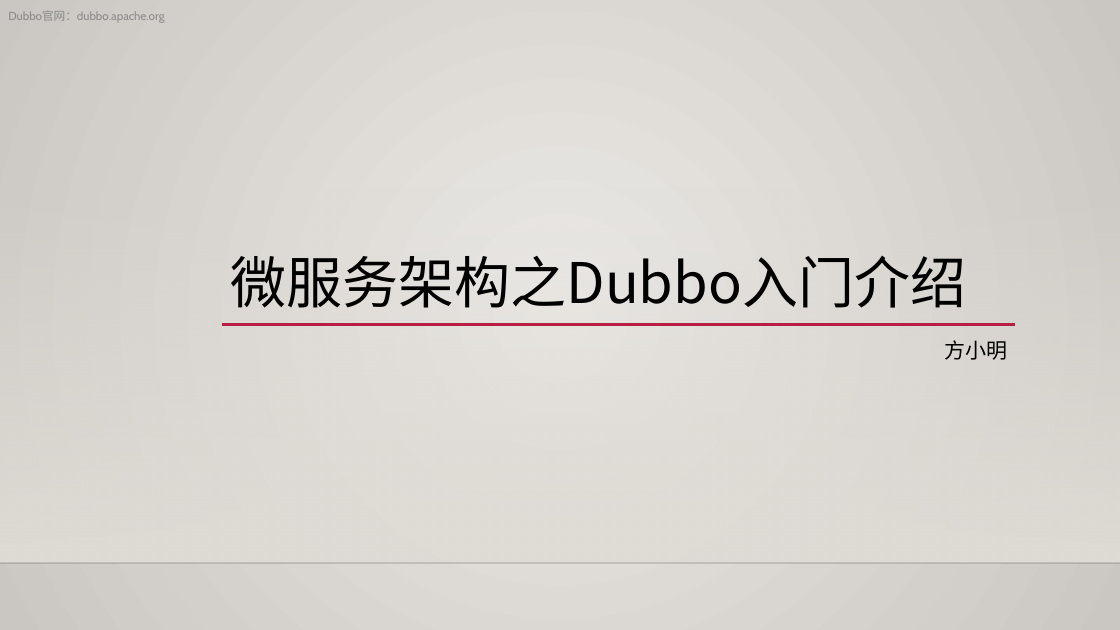
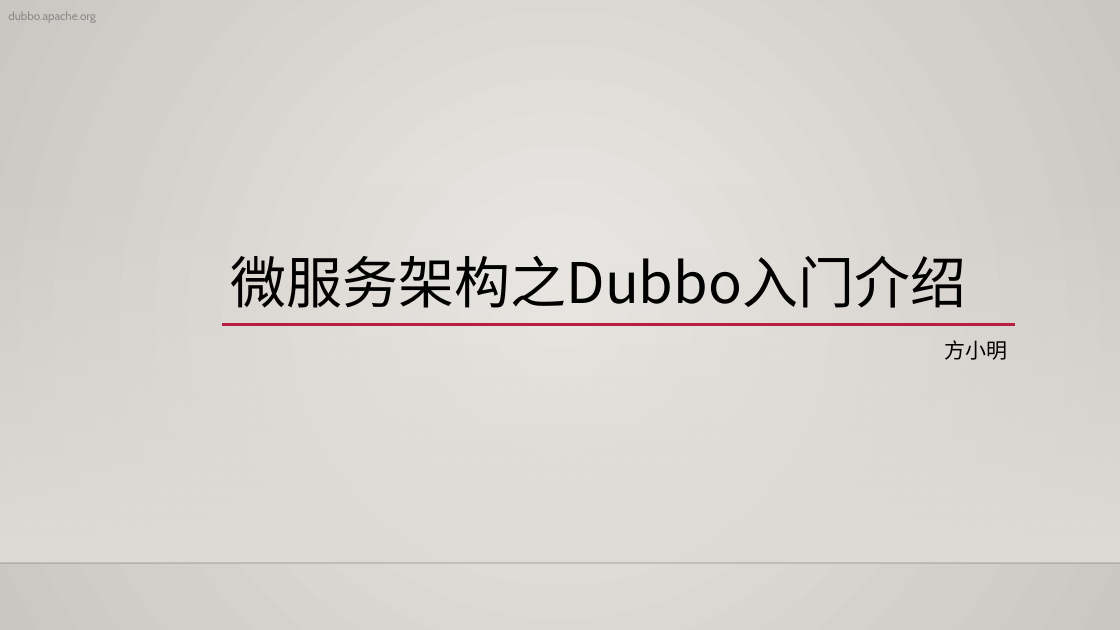
Before and after one commit to fxmayl/dubbo, a slide deck: slide 1 of 微服务架构之Dubbo入门介绍.pptx. Drawn at 1120x630 pixels with LibreOffice and Linux fonts; fonts in the diff are those of the drawing; background and template pictures are left out. Boxes give left, top, right and bottom in pixels: in the first picture for what was removed or moved away, otherwise in the second. Text is boxed around its words. In the diff, an @@ line names an element or a change of style, - is before the commit and + after.

```diff
--- a/微服务架构之Dubbo入门介绍.pptx
+++ b/微服务架构之Dubbo入门介绍.pptx
@@ text at (x1=8, y1=11, x2=96, y2=23): text changed @@
-Dubbo官网：dubbo.apache.org
+dubbo.apache.org
```
Also in this commit, not shown: 7 other slides changed.
